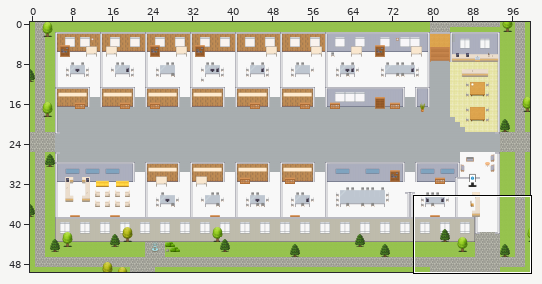
Level history. Tiled map (JSON): maps/Finance-Platform.tmj. Above: a wide view before the commit, with the close-up outlined.
Close-up. Earlier state:
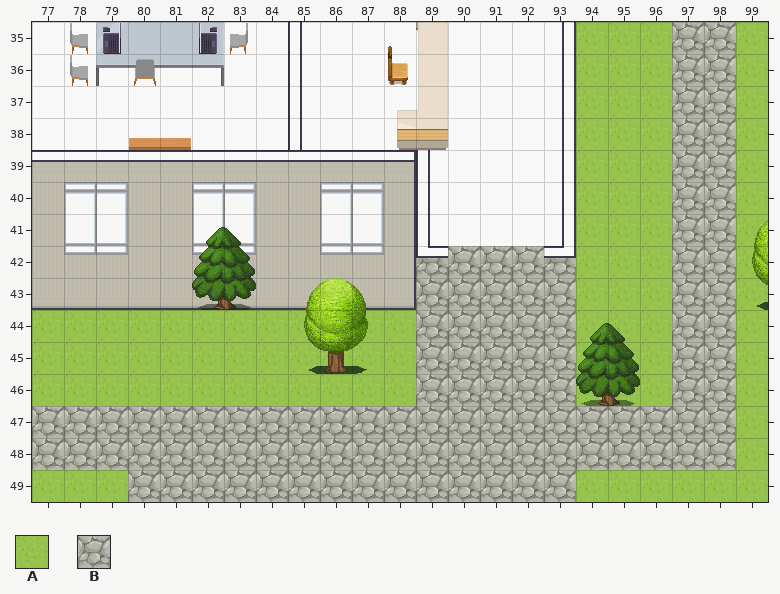
Cells are 32x32 px. Shown: x 77..99, y 35..49. The commit also changed other parts of the map, which this record leaves out.
Key: from "Exterior": A 629, B 638.
_ is an empty cell, # one hidden under a higher layer.
Layers that did not change in this view are not listed.
Layer "outside" before, first column x 77:
35 #################AAABBA
36 #################AAABBA
37 #################AAABBA
38 #################AAABBA
39 #################AAABBA
40 #################AAABBA
41 #################AAABBA
42 ############BBBBBAAABBA
43 ############BBBBBAAABBA
44 AAAAAAAAA#AABBBBBAAABBA
45 AAAAAAAAAAAABBBBBAAABBA
46 AAAAAAAAAAAABBBBBAAABBA
47 BBBBBBBBBBBBBBBBBBBBBBA
48 BBBBBBBBBBBBBBBBBBBBBBA
49 AAABBBBBBBBBBBBBBAAAAAA
New version:
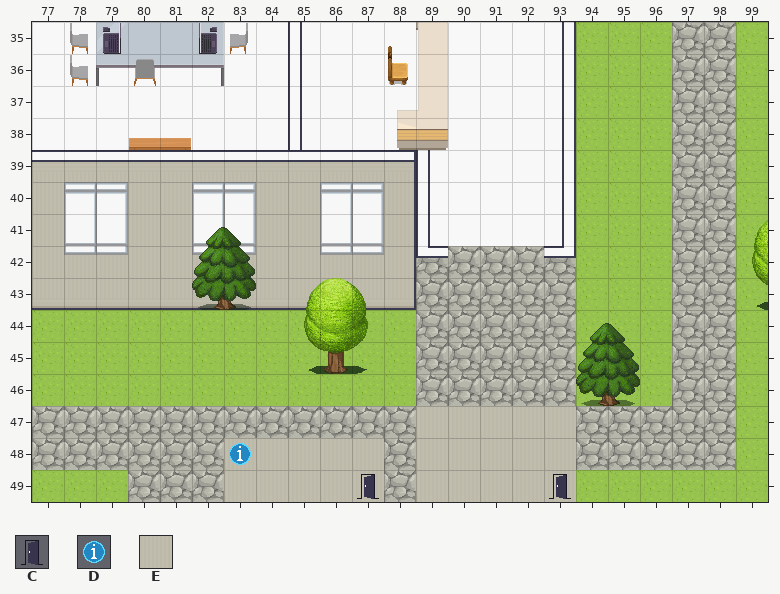
Further tiles: from "User_Zones": C 65, D 104; from "room2": E 328.
Edits made:
Changed rows in their new state; . is an unchanged cell.
Layer "outside":
first column x 83:
47 ......EEEEE
48 EEEEE.EEEEE
49 EEEEE.EEEEE
Layer "zones":
first column x 83:
48 D..........
49 ....C.....C
